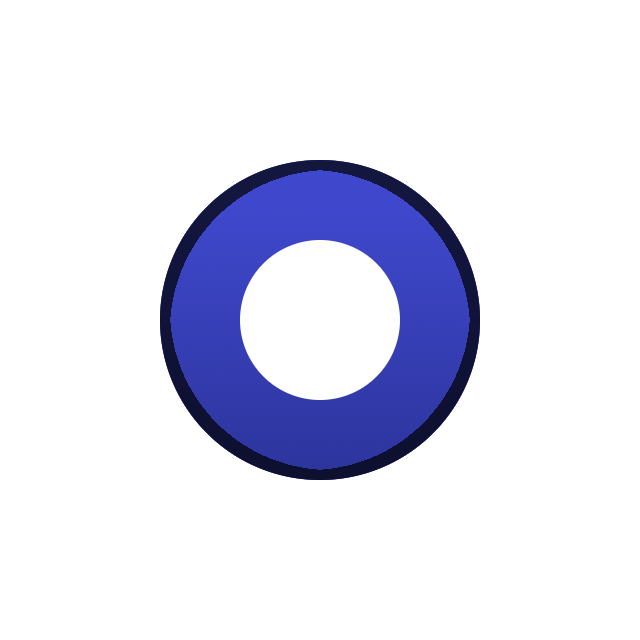
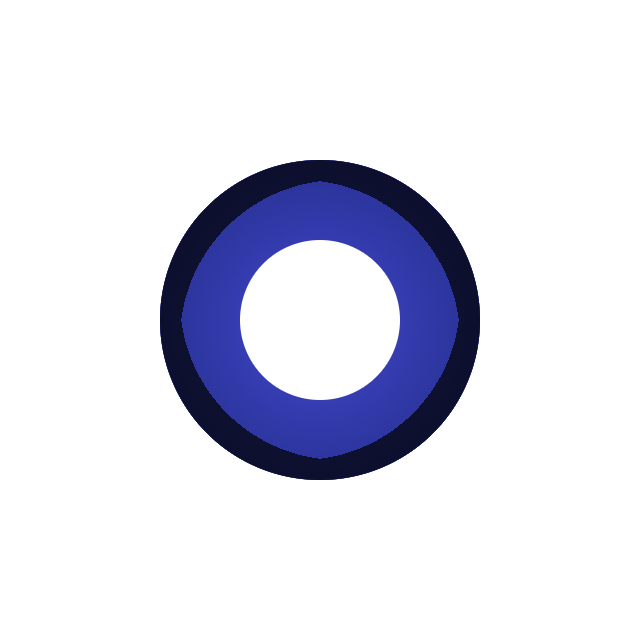
Two versions of the same layered image (w=640, h=640). Layer-by-layer changes:
painted on "Layer #1" over [170, 170, 470, 470]
painted on "Layer" over [160, 160, 480, 480]
hid "Background" over [160, 160, 480, 480]
